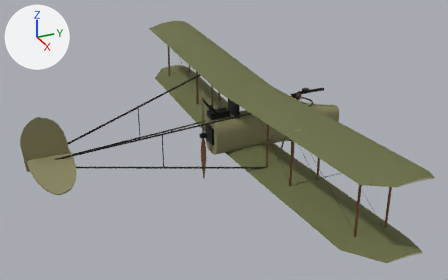
What one commit did to the glTF model public/models/fe2b.glb.
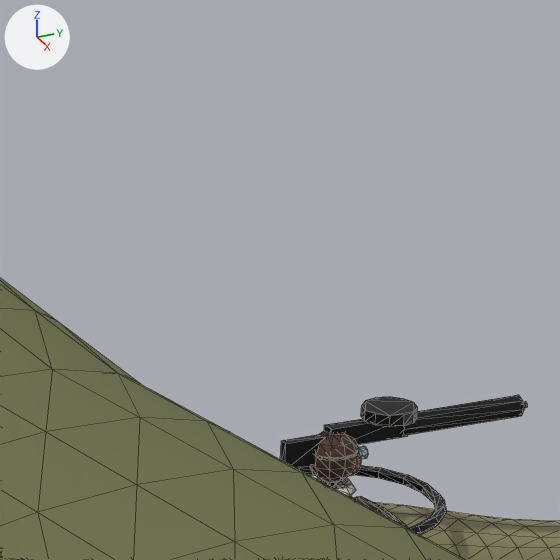
Old and new are each drawn whole from a camera (50 mm lens) standing at (15.78, -8.2, 7.67) and looking at (0.34, -1.25, -0.05) and again close up on the part from 56% to 73% of the width and 12% to 39% of the height. Every picture has the same lights, and +X, +Y and +Z are marked at upper left. The older version's two pictures come first. The close-ups show mesh edges as thin lines. Where no turn or scale is listed for an object, it has been applied to the vertices. Vertices at exactly the same position are counted once.

Script lines for the objects in view, before the commit:
```python
me_gun_flexible = bpy.data.meshes.new('Gun_Flexible')
me_gun_flexible.from_pydata(...)  # 76 vertices, 128 faces; spans x -0.12..0.12, y -0.3..0.911, z -0.009..0.415
me_gun_flexible.materials.append(mat_metal)  # black #2b2b2a
me_guns = bpy.data.meshes.new('Guns')
me_guns.from_pydata(...)  # a torus around z (ring radius 0.43, tube radius 0.025) spanning x -0.45..0.455, y 1.054..1.959, z 0.571..0.619
me_guns.materials.append(mat_metal)  # black #2b2b2a
me_wing_upper_r = bpy.data.meshes.new('Wing_Upper_R')
me_wing_upper_r.from_pydata(...)  # 201 vertices, 396 faces; spans x 0.0..7.28, y -1.18..0.5, z 1.29..1.78
# faces by material slot: [207, 189]
me_wing_upper_r.materials.append(mat_livery_wingtop)  # dark yellow #6b6f45
me_wing_upper_r.materials.append(mat_livery_wingbottom)  # beige #c9c2a0
ob_gun_flexible = bpy.data.objects.new('Gun_Flexible', me_gun_flexible)
ob_gun_flexible.parent = ob_exterior
ob_gun_flexible.location = (0.0, 1.504, 0.595)
ob_guns = bpy.data.objects.new('Guns', me_guns)
ob_guns.location = (0.0, 0.0, 0.0)
ob_wing_upper_r = bpy.data.objects.new('Wing_Upper_R', me_wing_upper_r)
ob_wing_upper_r.location = (0.0, 0.0, 0.0)
# also in view: 'Gunner_Figure' at (0.0, 1.44, 0.65); 'Wing_Upper_L' at (-3.64, -0.34, 1.53); 'Fuselage' at (0.0, 0.69, 0.0)
```
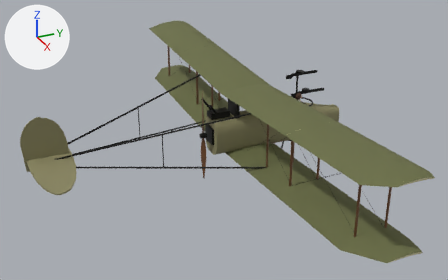
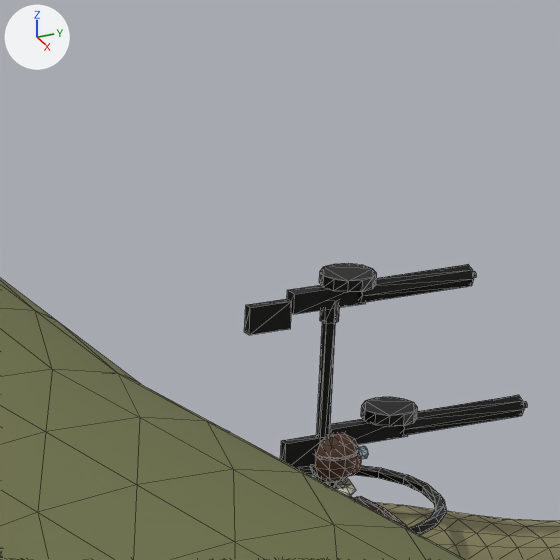
What differs and where, as boxes (x1, y1, x2, y2) in the close-ups (560 x 560 px):
'Gun_dorsal', added (black)
    after: (244, 263, 476, 335)
'Guns', reshaped (201% taller)
    before: (297, 465, 447, 535)
    after: (297, 322, 447, 535)
part 1 of me_guns, added (black)
    after: (314, 322, 335, 484)

The change in detail:
me_guns is used by ob_guns; location (0.0, 0.0, 0.0).
me_guns had 100 vertices, 200 faces and spanned x -0.45..0.455, y 1.054..1.959, z 0.571..0.619.
me_guns now has 110 vertices, 216 faces and spans x -0.45..0.455, y 1.054..1.959, z 0.312..1.45.
me_guns part 1: a new loose piece, a 5-sided cylinder along z spanning x -0.029..0.029, y 1.376..1.43, z 0.312..1.45, in mat_metal (black #2b2b2a).
Mesh me_gun_dorsal is new.
It has 80 vertices, 136 faces and spans x -0.12..0.12, y -0.4..0.71, z -0.11..0.095.
It uses material mat_metal (black #2b2b2a).
Object 'Gun_dorsal' (ob_gun_dorsal) is new; it shows me_gun_dorsal.
Its parent is ob_exterior.
Its location is (0.0, 1.4, 1.55).
